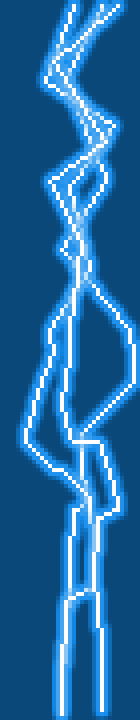
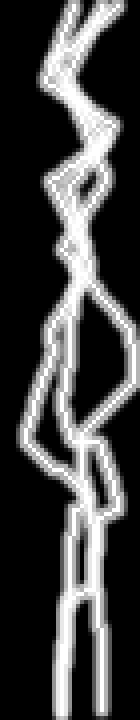
Layer changes from the first w=140, h=720 image to the second:
pixels changed over bbox(0, 0, 140, 720) (layer not identified)
